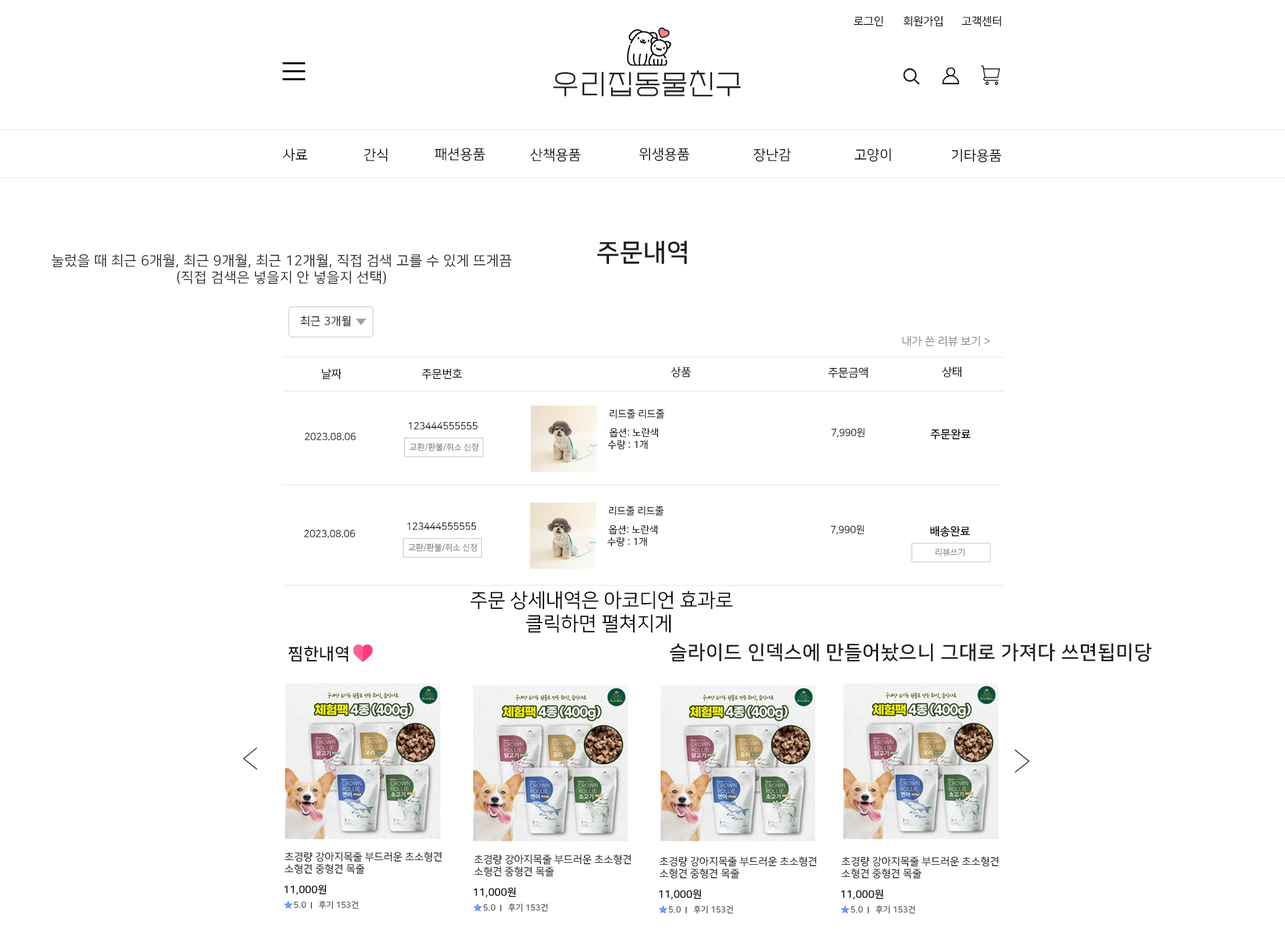
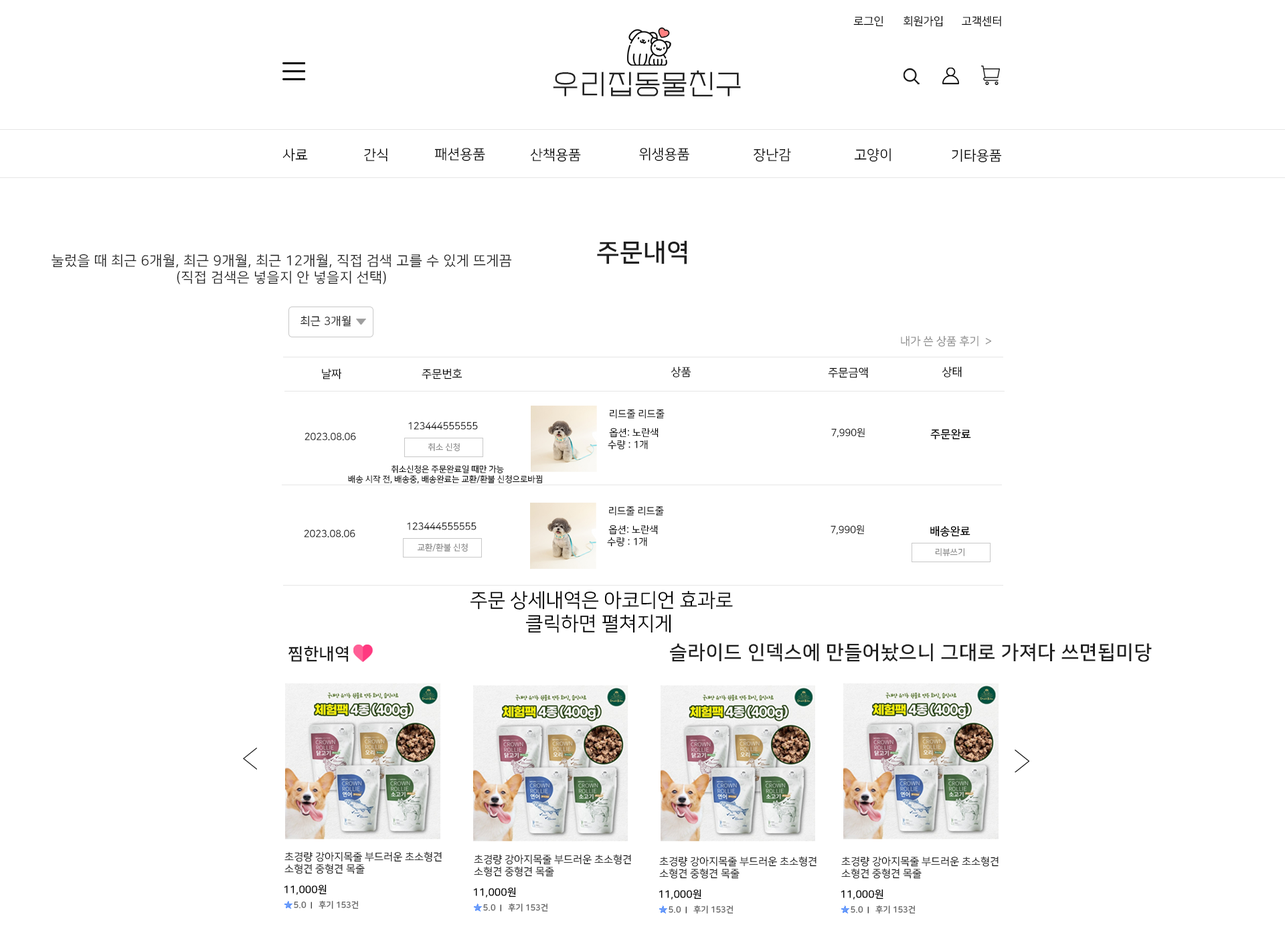
The second 1285 × 937 image is a revision of the first. Changes to its layers:
renamed "교환/환불/취소 신청" to "교환/환불 신청", painted on it over [408, 543, 478, 553]
renamed "내가 쓴 리뷰 보기 >" to "내가 쓴 상품 후기 >", painted on it over [900, 335, 992, 347]
added layer "취소신청은 주문완료일 때만 가능 배송 시작 전, 배송중, 배송완료는 교환/환불 신청으로바뀜" above "취소 신청" over [347, 465, 542, 484]
renamed "교환/환불/취소 신청" to "취소 신청", painted on it over [409, 442, 479, 452]
